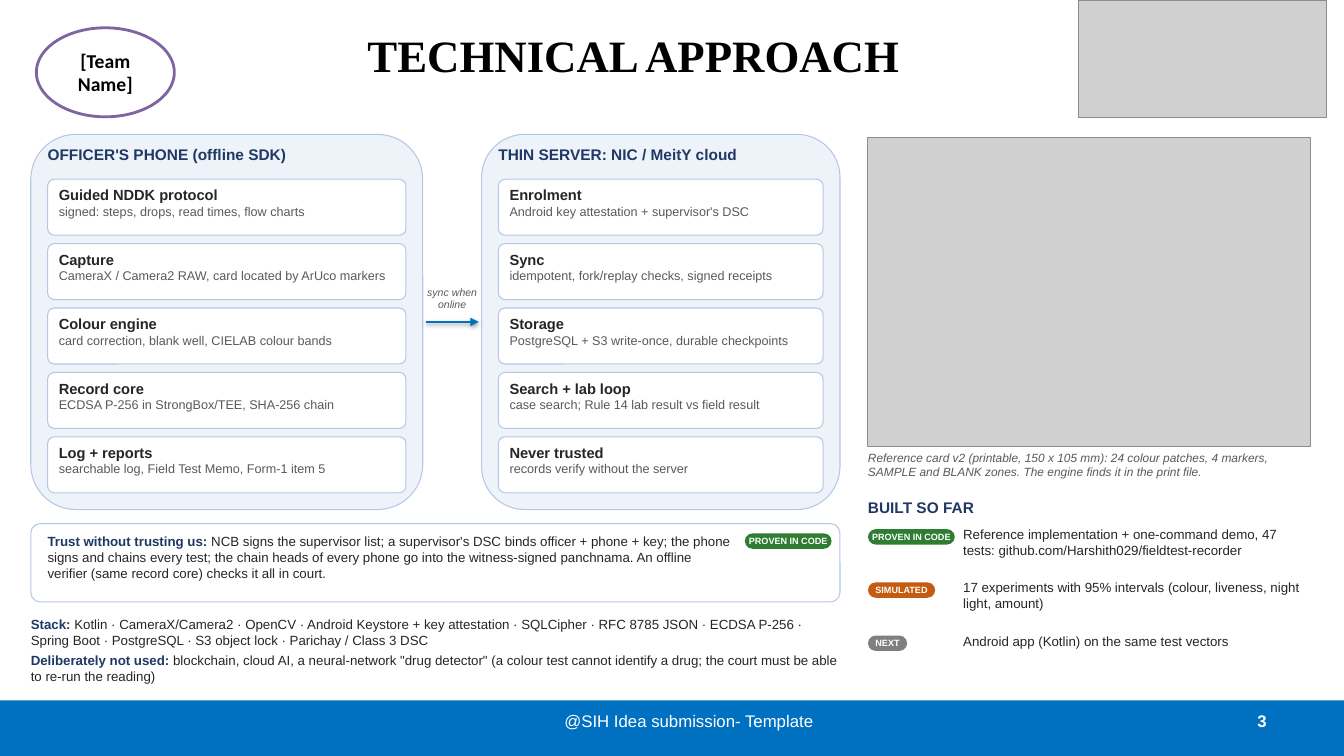
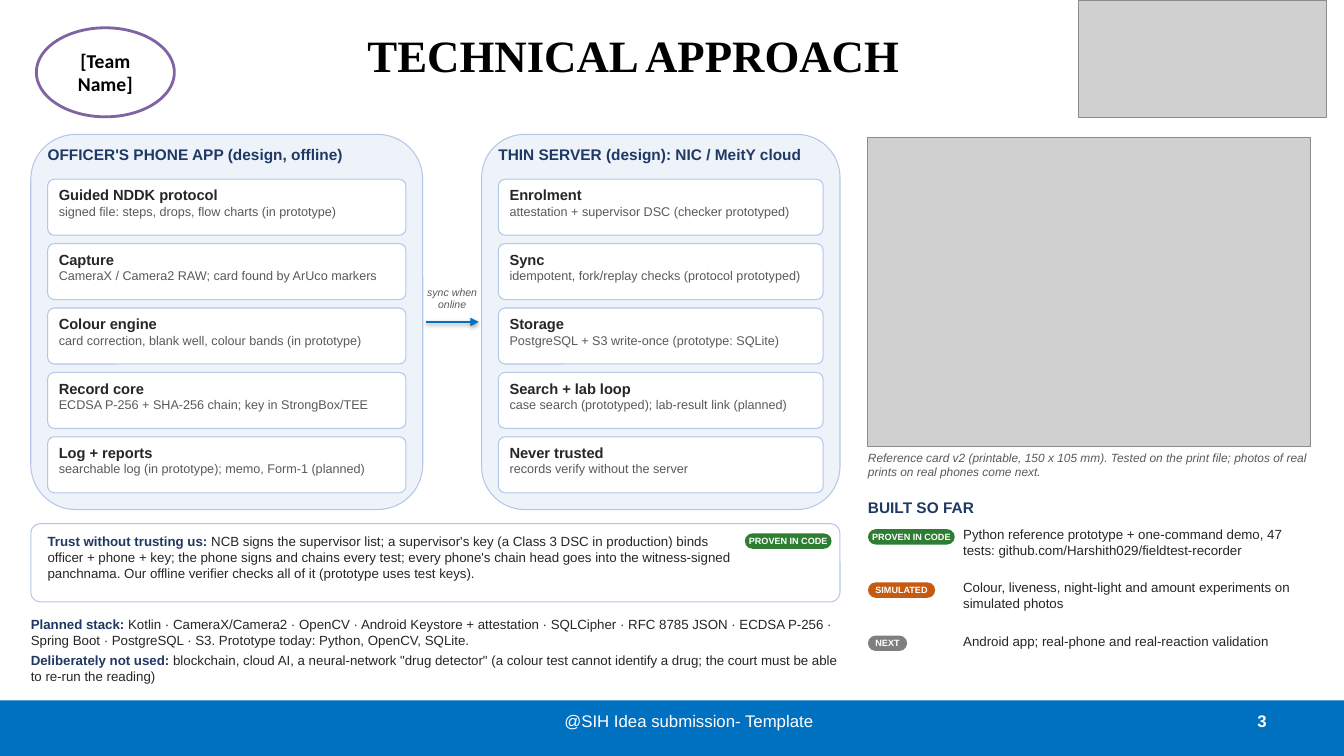
Before and after one commit to Harshith029/fieldtest-recorder, a slide deck: slide 3 of docs/deck/SIH26231_Idea_Submission.pptx. Drawn at 1344x756 pixels with LibreOffice and Linux fonts; fonts in the diff are those of the drawing; grey boxes stand for pictures. Boxes give left, top, right and bottom in pixels: in the first picture for what was removed or moved away, otherwise in the second. Text is boxed around its words. In the diff, an @@ line names an element or a change of style, - is before the commit and + after.

```diff
--- a/docs/deck/SIH26231_Idea_Submission.pptx
+++ b/docs/deck/SIH26231_Idea_Submission.pptx
@@ text at (x1=48, y1=149, x2=342, y2=164): text changed @@
-OFFICER'S PHONE (offline SDK)
+OFFICER'S PHONE APP (design, offline)
@@ text at (x1=498, y1=149, x2=801, y2=164): text changed @@
-THIN SERVER: NIC / MeitY cloud
+THIN SERVER (design): NIC / MeitY cloud
@@ text at (x1=59, y1=207, x2=336, y2=219): text changed @@
-signed: steps, drops, read times, flow charts
+signed file: steps, drops, flow charts (in prototype)
@@ text at (x1=510, y1=207, x2=790, y2=219): text changed @@
-Android key attestation + supervisor's DSC
+attestation + supervisor DSC (checker prototyped)
@@ text at (x1=59, y1=271, x2=377, y2=283): text changed @@
-CameraX / Camera2 RAW, card located by ArUco markers
+CameraX / Camera2 RAW; card found by ArUco markers
@@ text at (x1=510, y1=271, x2=800, y2=283): text changed @@
-idempotent, fork/replay checks, signed receipts
+idempotent, fork/replay checks (protocol prototyped)
@@ text at (x1=59, y1=336, x2=362, y2=348): text changed @@
-card correction, blank well, CIELAB colour bands
+card correction, blank well, colour bands (in prototype)
@@ text at (x1=510, y1=336, x2=779, y2=348): text changed @@
-PostgreSQL + S3 write-once, durable checkpoints
+PostgreSQL + S3 write-once (prototype: SQLite)
@@ text at (x1=59, y1=400, x2=368, y2=412): text changed @@
-ECDSA P-256 in StrongBox/TEE, SHA-256 chain
+ECDSA P-256 + SHA-256 chain; key in StrongBox/TEE
@@ text at (x1=510, y1=400, x2=787, y2=412): text changed @@
-case search; Rule 14 lab result vs field result
+case search (prototyped); lab-result link (planned)
@@ text at (x1=59, y1=464, x2=365, y2=476): text changed @@
-searchable log, Field Test Memo, Form-1 item 5
+searchable log (in prototype); memo, Form-1 (planned)
@@ text at (x1=868, y1=453, x2=1307, y2=479): text changed @@
-Reference card v2 (printable, 150 x 105 mm): 24 colour patches, 4 markers, SAMPLE and BLANK zones. The engine finds it in the print file.
+Reference card v2 (printable, 150 x 105 mm). Tested on the print file; photos of real prints on real phones come next.
@@ text at (x1=48, y1=536, x2=730, y2=581): text changed @@
-Trust without trusting us: NCB signs the supervisor list; a supervisor's DSC binds officer + phone + key; the phone signs and chains every test; the chain heads of every phone go into the witness-signed panchnama. An offline verifier (same record core) checks it all in court.
+Trust without trusting us: NCB signs the supervisor list; a supervisor's key (a Class 3 DSC in production) binds officer + phone + key; the phone signs and chains every test; every phone's chain head goes into the witness-signed panchnama. Our offline verifier checks all of it (prototype uses test keys).
@@ text at (x1=963, y1=529, x2=1282, y2=558): text changed @@
-Reference implementation + one-command demo, 47 tests: github.com/Harshith029/fieldtest-recorder
+Python reference prototype + one-command demo, 47 tests: github.com/Harshith029/fieldtest-recorder
@@ text at (x1=963, y1=582, x2=1290, y2=611): text changed @@
-17 experiments with 95% intervals (colour, liveness, night light, amount)
+Colour, liveness, night-light and amount experiments on simulated photos
@@ text at (x1=31, y1=619, x2=823, y2=648): text changed @@
-Stack: Kotlin · CameraX/Camera2 · OpenCV · Android Keystore + key attestation · SQLCipher · RFC 8785 JSON · ECDSA P-256 · Spring Boot · PostgreSQL · S3 object lock · Parichay / Class 3 DSC
+Planned stack: Kotlin · CameraX/Camera2 · OpenCV · Android Keystore + attestation · SQLCipher · RFC 8785 JSON · ECDSA P-256 · Spring Boot · PostgreSQL · S3. Prototype today: Python, OpenCV, SQLite.
@@ text at (x1=963, y1=636, x2=1268, y2=649): text changed @@
-Android app (Kotlin) on the same test vectors
+Android app; real-phone and real-reaction validation
```
Also in this commit, not shown: 4 other slides changed, 6 other files.
